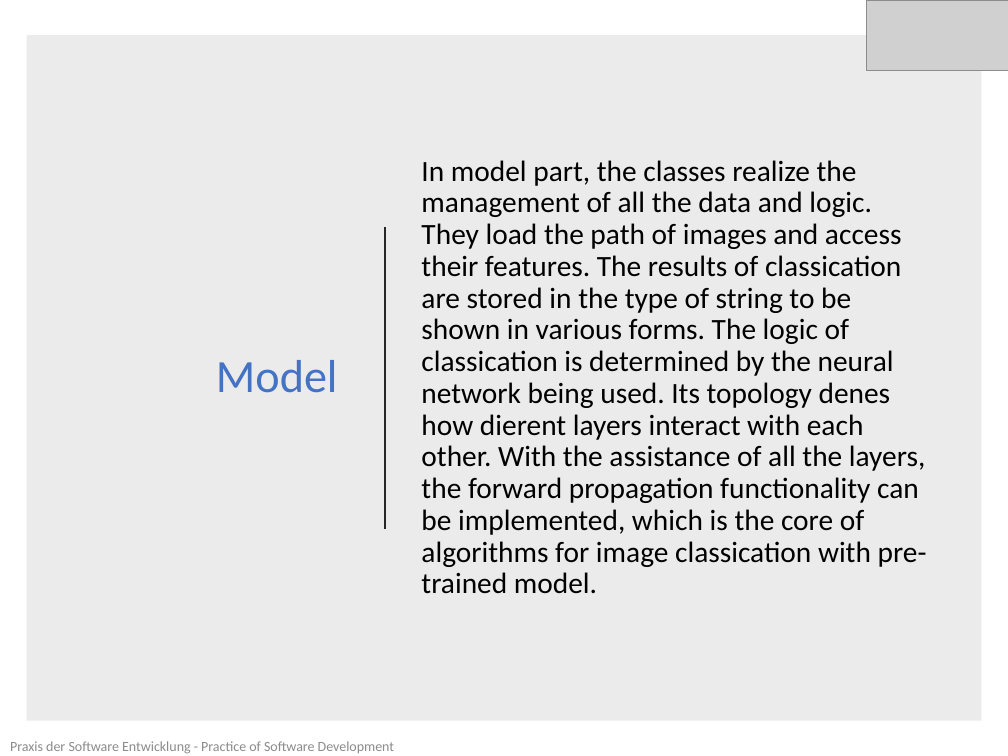
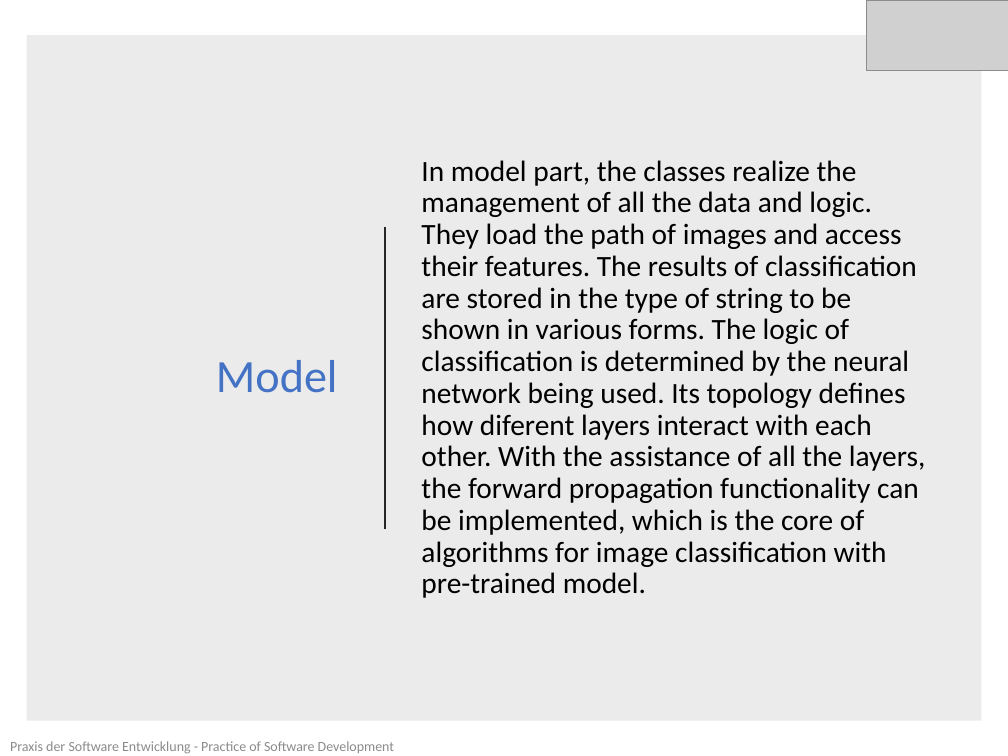
Before and after one commit to MehyarCh/HEPICS, a slide deck: slide 15 of designPresentation (Last Version).pptx. Drawn at 1008x756 pixels with LibreOffice and Linux fonts; fonts in the diff are those of the drawing; grey boxes stand for pictures. Boxes give left, top, right and bottom in pixels: in the first picture for what was removed or moved away, otherwise in the second. Text is boxed around its words. In the diff, an @@ line names an element or a change of style, - is before the commit and + after.

```diff
--- a/designPresentation (Last Version).pptx
+++ b/designPresentation (Last Version).pptx
@@ text at (421, 160, 925, 598): text changed @@
-In model part, the classes realize the management of all the data and logic. They load the path of images and access their features. The results of classication are stored in the type of string to be shown in various forms. The logic of classication is determined by the neural network being used. Its topology denes how dierent layers interact with each other. With the assistance of all the layers, the forward propagation functionality can be implemented, which is the core of algorithms for image classication with pre-trained model.
+In model part, the classes realize the management of all the data and logic. They load the path of images and access their features. The results of classification are stored in the type of string to be shown in various forms. The logic of classification is determined by the neural network being used. Its topology defines how diferent layers interact with each other. With the assistance of all the layers, the forward propagation functionality can be implemented, which is the core of algorithms for image classification with pre-trained model.
```
Also in this commit, not shown: 2 other slides changed.
